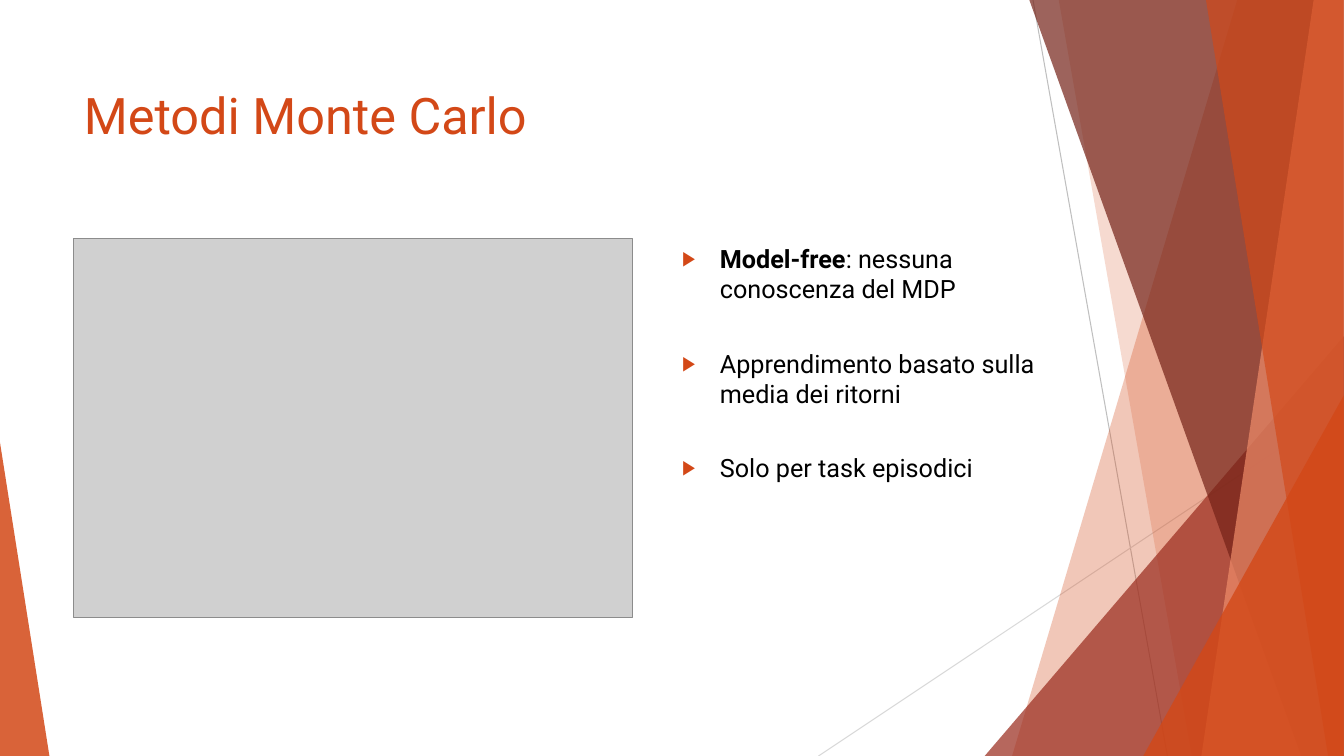
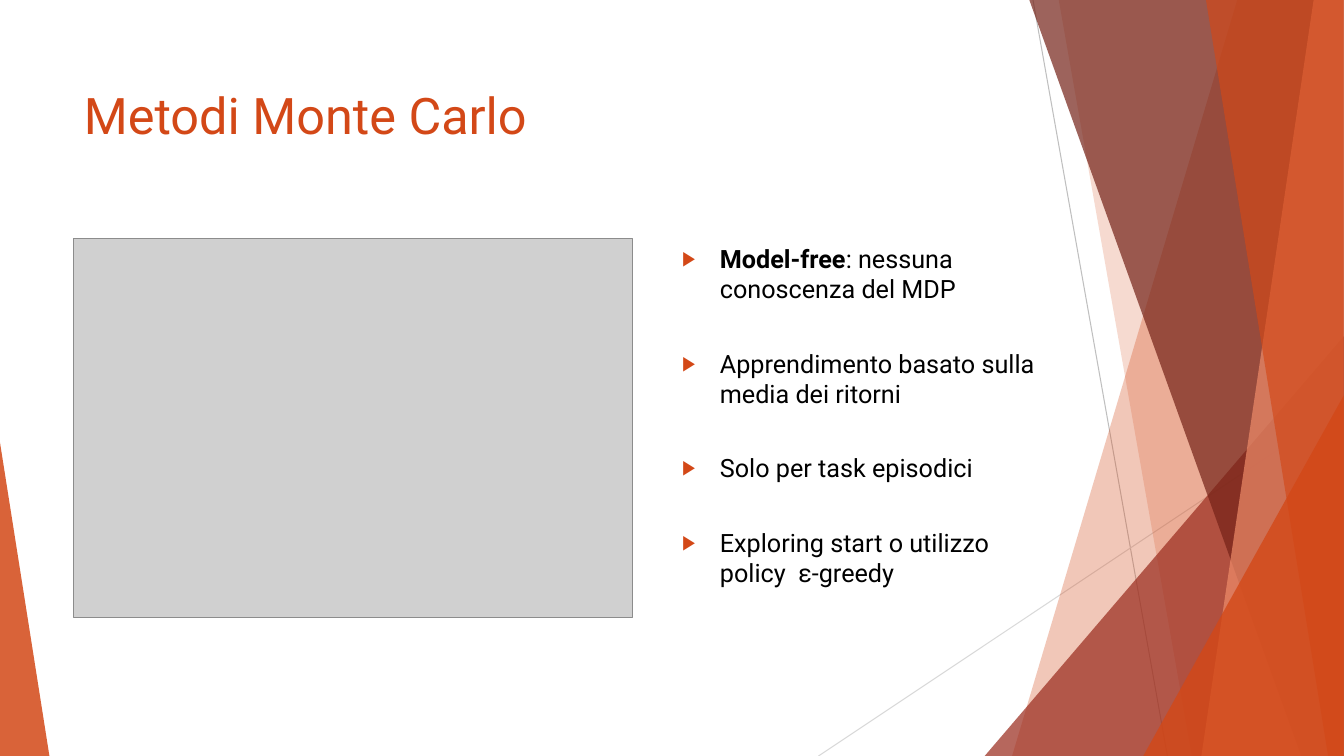
Before and after one commit to simonesinceri/MRL, a slide deck: slide 4 of Presentations/Presentation_Ass3.pptx. Drawn at 1344x756 pixels with LibreOffice and Linux fonts; fonts in the diff are those of the drawing; grey boxes stand for pictures. Boxes give left, top, right and bottom in pixels: in the first picture for what was removed or moved away, otherwise in the second. Text is boxed around its words. In the diff, an @@ line names an element or a change of style, - is before the commit and + after.

```diff
--- a/Presentations/Presentation_Ass3.pptx
+++ b/Presentations/Presentation_Ass3.pptx
@@ text at (x1=720, y1=533, x2=989, y2=588): paragraph added @@
+▶ Exploring start o utilizzo policy ε-greedy
```
Also in this commit, not shown: 4 other files.
